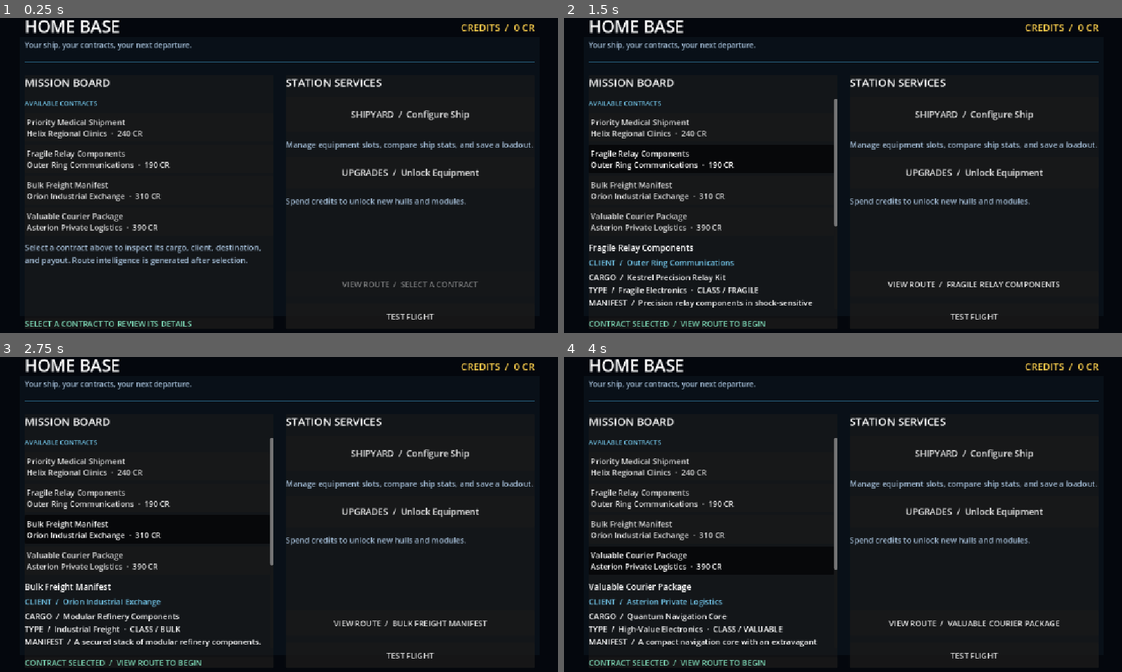
Above: before the commit, frames 1-4 (two rows, left to right).
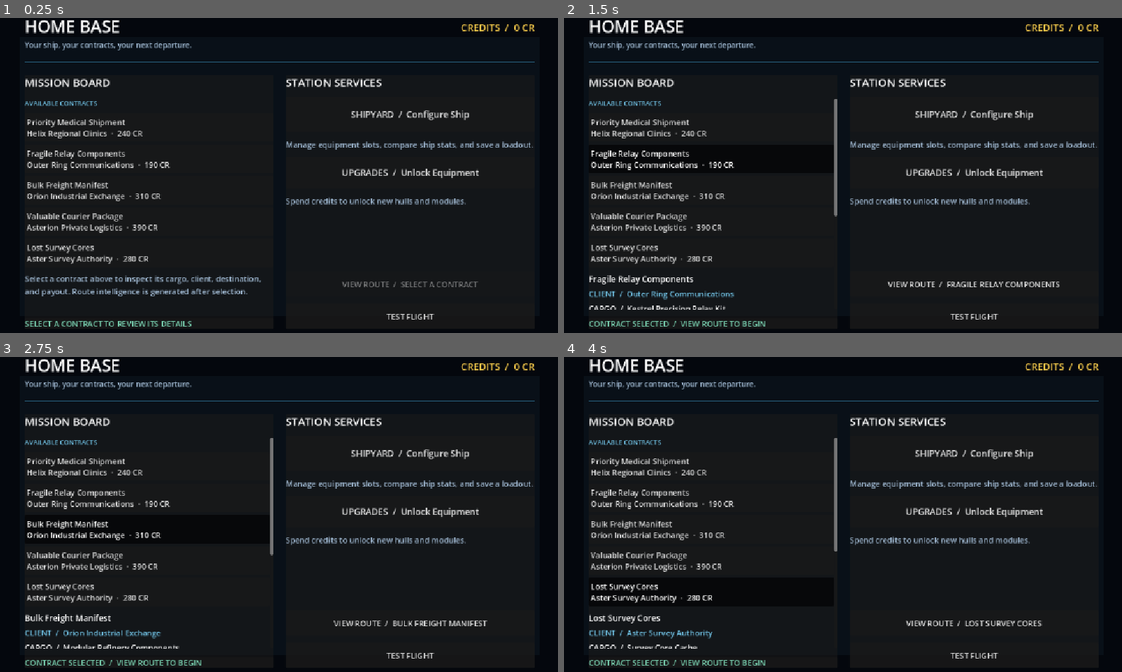
Above: after the commit, the same moments.

Repository: Bbran4/SpaceDelivery
Game: Godot game, scene res://scenes/hq.tscn
The game is run twice, just before and just after one commit, with the same random seed, the same clock (stepped at 60 frames per second) and the same inputs.
Inputs (mouse positions are in pixels of both pictures, inside the frame that each line leads up to):
- Up to frame 1 (0.25 s): no input
- Up to frame 2 (1.5 s): click "Priority Medical Shipment Hel…" at 0.5 s; click "Fragile Relay Components Oute…" at 1.25 s
- Up to frame 3 (2.75 s): click "Bulk Freight Manifest Orion I…" at 2 s
- Up to frame 4 (4 s): click "Valuable Courier Package Aste…" at 2.75 s; click (709, 593) at 3.5 s, where only the run after the commit has a clickable "Lost Survey Cores Aster Surve…"

The runs differ from the first frame. In frame 1, 2.1% of the frame differs, in the area x 4-47%, y 71-89%; in frame 2, 2.4%; in frame 3, 2.3%; in frame 4, 2.7%, in the area x 4-89%, y 61-93%.

Commit message:
Add collect-and-return survey core mission

Diff:
--- /dev/null
+++ b/resources/missions/lost_survey_cores.tres
@@ -0,0 +1,38 @@
+[gd_resource type="Resource" script_class="MissionDefinition" load_steps=3 format=3]
+
+[ext_resource type="Script" path="res://scripts/missions/mission_definition.gd" id="1_mission"]
+[ext_resource type="Script" path="res://scripts/missions/mission_objective_definition.gd" id="2_objective"]
+
+[sub_resource type="Resource" id="survey_cores_objective"]
+script = ExtResource("2_objective")
+objective_id = &"recover_survey_cores"
+title = "Recover Survey Cores"
+description = "Locate and collect all three survey cores, then return them to the destination."
+objective_type = 6
+required = true
+required_quantity = 3
+bonus_credits = 90
+
+[resource]
+script = ExtResource("1_mission")
+mission_id = &"lost_survey_cores"
+title = "Lost Survey Cores"
+client_name = "Aster Survey Authority"
+cargo_name = "Survey Core Cache"
+cargo_type = "Recovered Scientific Equipment"
+cargo_variant = 0
+cargo_description = "Three survey cores were lost when a research drone went dark. Recover the cores and bring them back intact."
+cargo_value_credits = 360
+cargo_capacity_required = 1
+cargo_damage_sensitivity = 0.8
+minimum_delivery_integrity_percent = 25
+full_reward_integrity_percent = 75
+damaged_cargo_payout_penalty_percent = 20
+destination_name = "Aster Survey Outpost"
+briefing = "A research drone vanished in a debris corridor, leaving three valuable survey cores unaccounted for. Recover the cores scattered through the route and deliver them to the Aster Survey Outpost. The recovery bonus is paid only when the cores are returned."
+base_reward_credits = 280
+risk_label = "Moderate"
+objectives = Array[ExtResource("2_objective")]([SubResource("survey_cores_objective")])
+layer_node_counts = Array[int]([1, 2, 3, 2, 1])
+branch_chance = 0.55
+risk_bias = 0
--- a/scripts/missions/mission_catalog.gd
+++ b/scripts/missions/mission_catalog.gd
@@ -7,6 +7,7 @@
 	"res://resources/missions/fragile_relay_components.tres",
 	"res://resources/missions/bulk_freight_manifest.tres",
 	"res://resources/missions/valuable_courier_package.tres",
+	"res://resources/missions/lost_survey_cores.tres",
 ]
 
 
